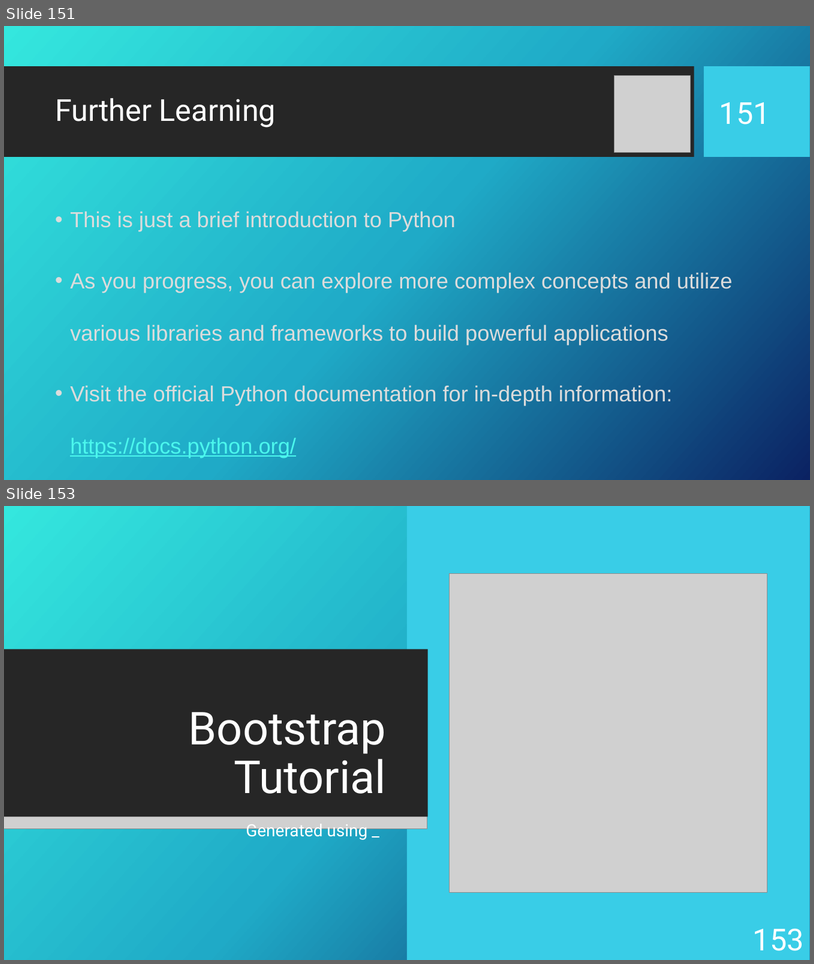
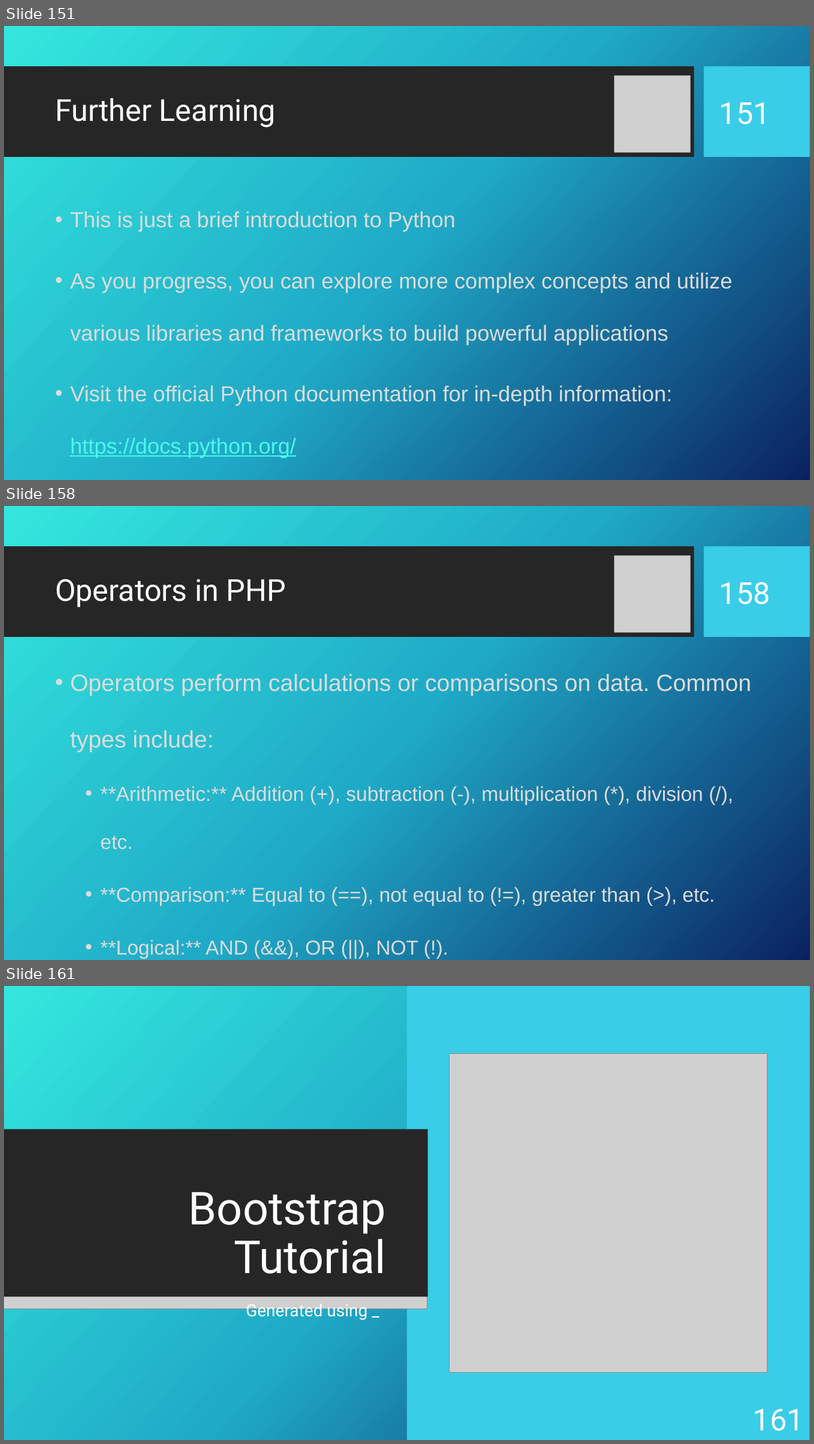
Before and after one commit to KurtAbraham/CS451, a slide deck: CS 451-KAbraham-Internet Technologies Tutorials.pptx. Shown one above the other, each under a label of ours: slides 151 and 153 before the commit, slides 151, 158 and 161 after it; the slides between them are not shown. The pictures are 814x964 and 814x1444 pixels, drawn with LibreOffice and Linux fonts; fonts in the diff are those of the drawing; grey boxes stand for pictures; background and template pictures are left out. Boxes give left, top, right and bottom in pixels: in the first picture for what was removed or moved away, otherwise in the second. Text is boxed around its words. In the diff, an @@ line names an element or a change of style, - is before the commit and + after.

```diff
--- a/CS 451-KAbraham-Internet Technologies Tutorials.pptx
+++ b/CS 451-KAbraham-Internet Technologies Tutorials.pptx
@@ slide 158 added at <box>4,506,810,960</box>, background picture (left out); not listed: 2 template elements that a slide beside it also shows @@
@@ picture added at <box>614,556,690,632</box> @@
@@ title added at <box>55,579,286,607</box>, 36 pt, text #FFFFFF @@
+Operators in PHP
@@ page number added at <box>720,582,771,604</box>, 36 pt, text #FFFFFF @@
+158
@@ text added at <box>70,673,752,958</box>, 24 pt, text #DCDCDC @@
+• Operators perform calculations or comparisons on data. Common types include:
+  • **Arithmetic:** Addition (+), subtraction (-), multiplication (*), division (/), etc.
+  • **Comparison:** Equal to (==), not equal to (!=), greater than (>), etc.
+  • **Logical:** AND (&&), OR (||), NOT (!).
@@ what was slide 153 is now slide 161 @@
@@ page number at <box>753,1408,804,1431</box>: text changed @@
-153
+161
```
Also in this commit, not shown: 2 slides changed, 7 other slides added.
